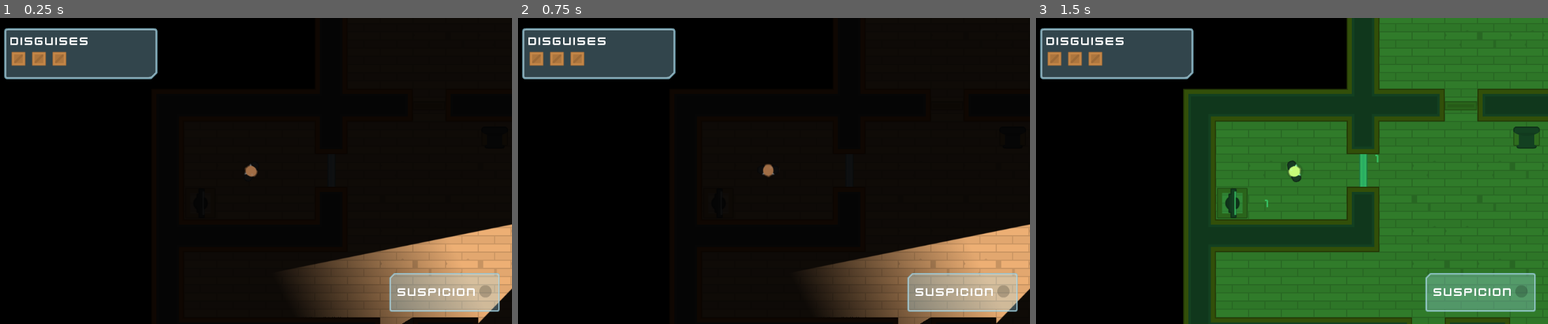
Above: before the commit, frames 1-3 (left to right).
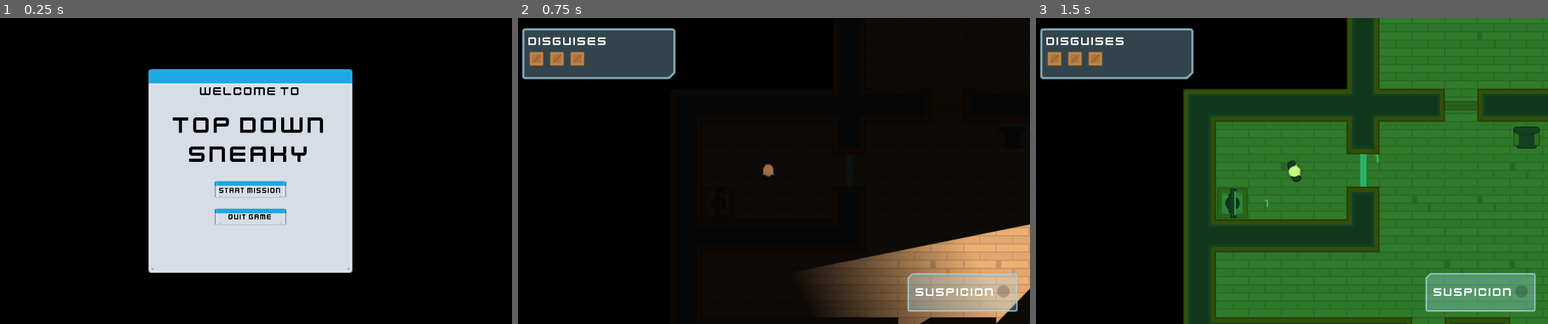
Above: after the commit, the same moments.

Repository: kleimaj/top-down-sneaky
Game: Godot game, scene res://Levels/Lobby.tscn
Two runs of this game, one before a commit and one after it. Both use one fixed random seed, a clock stepped at 60 frames per second and the inputs below. Before the commit the project starts from res://Levels/Level1.tscn.
Inputs (mouse positions are in pixels of both pictures, inside the frame that each line leads up to):
- Up to frame 1 (0.25 s): no input
- Up to frame 2 (0.75 s): click (768, 189) at 0.5 s, where only the run after the commit has a clickable "Start Mission"
- Up to frame 3 (1.5 s): tap Enter at 1.25 s; move the mouse to (1466, 106) at 1.27 s; hold D (move_right) from 1.28 s (still down); tap Space (fire) at 1.35 s; click (1466, 106) at 1.42 s

The runs differ from the first frame. In frame 1, 40% of the frame differs, in the area x 0-100%, y 3-100%; in frame 2, nothing differs; in frame 3, nothing differs.
Error in both runs: Invalid get index '0' (on base: 'PoolVector2Array'). (res://Characters/NPCs/Guard.gd:22)

Commit message:
adds Splash screen and Victory Screen

Diff:
--- a/Levels/Exit.gd
+++ b/Levels/Exit.gd
@@ -4,4 +4,4 @@
 
 func _on_Area2D_body_entered(body):
 	if body.has_node("Briefcase"):
-		get_tree().quit()
+		get_tree().change_scene("res://Levels/Victory.tscn")
--- /dev/null
+++ b/Levels/Lobby.gd
@@ -0,0 +1,10 @@
+extends Control
+
+
+
+func _on_StartButton_pressed():
+	get_tree().change_scene("res://Levels/Level1.tscn")
+
+
+func _on_QuitButton_pressed():
+	get_tree().quit()
--- /dev/null
+++ b/Levels/Lobby.tscn
@@ -0,0 +1,99 @@
+[gd_scene load_steps=9 format=2]
+
+[ext_resource path="res://Interface/Theme.tres" type="Theme" id=1]
+[ext_resource path="res://GFX/Interface/Fonts/kenvector_future.ttf" type="DynamicFontData" id=2]
+[ext_resource path="res://GFX/Interface/PNG/metalPanel_blue.png" type="Texture" id=3]
+[ext_resource path="res://GFX/Interface/Fonts/kenvector_future_thin.ttf" type="DynamicFontData" id=4]
+[ext_resource path="res://Levels/Lobby.gd" type="Script" id=5]
+
+[sub_resource type="DynamicFont" id=1]
+size = 48
+font_data = ExtResource( 2 )
+
+[sub_resource type="DynamicFont" id=2]
+extra_spacing_top = 4
+font_data = ExtResource( 4 )
+
+[sub_resource type="DynamicFont" id=3]
+font_data = ExtResource( 4 )
+
+[node name="Lobby" type="Control"]
+anchor_right = 1.0
+anchor_bottom = 1.0
+theme = ExtResource( 1 )
+script = ExtResource( 5 )
+__meta__ = {
+"_edit_use_anchors_": false
+}
+
+[node name="CenterContainer" type="CenterContainer" parent="."]
+anchor_right = 1.0
+anchor_bottom = 1.0
+
+[node name="Background" type="NinePatchRect" parent="CenterContainer"]
+margin_left = 312.0
+margin_top = 99.0
+margin_right = 712.0
+margin_bottom = 499.0
+rect_min_size = Vector2( 400, 400 )
+texture = ExtResource( 3 )
+patch_margin_left = 12
+patch_margin_top = 40
+patch_margin_right = 12
+patch_margin_bottom = 12
+
+[node name="VBoxContainer" type="VBoxContainer" parent="CenterContainer/Background"]
+anchor_right = 1.0
+anchor_bottom = 1.0
+margin_left = 12.0
+margin_top = 30.0
+margin_right = -12.0
+margin_bottom = -12.0
+custom_constants/separation = 26
+__meta__ = {
+"_edit_use_anchors_": false
+}
+
+[node name="Label" type="Label" parent="CenterContainer/Background/VBoxContainer"]
+margin_right = 376.0
+margin_bottom = 27.0
+text = "Welcome To"
+align = 1
+
+[node name="Label2" type="Label" parent="CenterContainer/Background/VBoxContainer"]
+margin_top = 53.0
+margin_right = 376.0
+margin_bottom = 164.0
+custom_fonts/font = SubResource( 1 )
+text = "Top Down Sneaky"
+align = 1
+autowrap = true
+
+[node name="CenterContainer" type="CenterContainer" parent="CenterContainer/Background/VBoxContainer"]
+margin_top = 190.0
+margin_right = 376.0
+margin_bottom = 276.0
+
+[node name="GridContainer" type="GridContainer" parent="CenterContainer/Background/VBoxContainer/CenterContainer"]
+margin_left = 118.0
+margin_right = 258.0
+margin_bottom = 86.0
+custom_constants/vseparation = 22
+
+[node name="StartButton" type="Button" parent="CenterContainer/Background/VBoxContainer/CenterContainer/GridContainer"]
+margin_right = 140.0
+margin_bottom = 32.0
+rect_min_size = Vector2( 140, 32 )
+custom_fonts/font = SubResource( 2 )
+custom_constants/hseparation = 0
+text = "Start Mission"
+
+[node name="QuitButton" type="Button" parent="CenterContainer/Background/VBoxContainer/CenterContainer/GridContainer"]
+margin_top = 54.0
+margin_right = 140.0
+margin_bottom = 86.0
+rect_min_size = Vector2( 32, 32 )
+custom_fonts/font = SubResource( 3 )
+text = "Quit Game"
+[connection signal="pressed" from="CenterContainer/Background/VBoxContainer/CenterContainer/GridContainer/StartButton" to="." method="_on_StartButton_pressed"]
+[connection signal="pressed" from="CenterContainer/Background/VBoxContainer/CenterContainer/GridContainer/QuitButton" to="." method="_on_QuitButton_pressed"]
--- /dev/null
+++ b/Levels/Victory.tscn
@@ -0,0 +1,23 @@
+[gd_scene load_steps=2 format=2]
+
+[ext_resource path="res://Levels/Lobby.tscn" type="PackedScene" id=1]
+
+[node name="Victory" instance=ExtResource( 1 )]
+
+[node name="Background" parent="CenterContainer" index="0"]
+margin_top = 100.0
+margin_bottom = 500.0
+
+[node name="Label" parent="CenterContainer/Background/VBoxContainer" index="0"]
+text = "Congratulations!"
+
+[node name="Label2" parent="CenterContainer/Background/VBoxContainer" index="1"]
+margin_bottom = 107.0
+text = "You Won!"
+
+[node name="CenterContainer" parent="CenterContainer/Background/VBoxContainer" index="2"]
+margin_top = 133.0
+margin_bottom = 219.0
+
+[node name="StartButton" parent="CenterContainer/Background/VBoxContainer/CenterContainer/GridContainer" index="0"]
+text = "Play Again"
--- /dev/null
+++ b/Music/BackgroundMusic.tscn
@@ -0,0 +1,8 @@
+[gd_scene load_steps=2 format=2]
+
+[ext_resource path="res://SFX/Music/StealthintheWoods.ogg" type="AudioStream" id=1]
+
+[node name="BackgroundMusic" type="AudioStreamPlayer"]
+stream = ExtResource( 1 )
+volume_db = -20.0
+autoplay = true
--- a/project.godot
+++ b/project.godot
@@ -16,12 +16,13 @@
 [application]
 
 config/name="TopDownSneaky"
-run/main_scene="res://Levels/Level1.tscn"
+run/main_scene="res://Levels/Lobby.tscn"
 config/icon="res://icon.png"
 
 [autoload]
 
 CombinationGenerator="*res://Doors/combination_generator.gd"
+BackgroundMusic="*res://Music/BackgroundMusic.tscn"
 
 [input]
 
